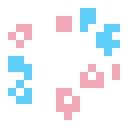
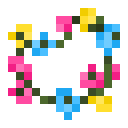
Two versions of the same layered image (128x128). Layer-by-layer changes:
added layer "Layer 11" (overlay) above "Layer 10" over [8, 8, 120, 120]
hid "Layer 10" over [8, 8, 120, 120]
hid "Layer 9" over [8, 8, 120, 120]
hid "Layer 8" over [8, 8, 120, 120]
hid "Layer 7" over [8, 8, 120, 120]
hid "Layer 6" over [8, 8, 120, 120]
hid "Layer 5" over [8, 8, 120, 120]
hid "Layer 4" over [8, 8, 120, 120]
hid "Layer 2" over [8, 8, 120, 120]
showed "Layer 3" over [8, 8, 120, 120]
